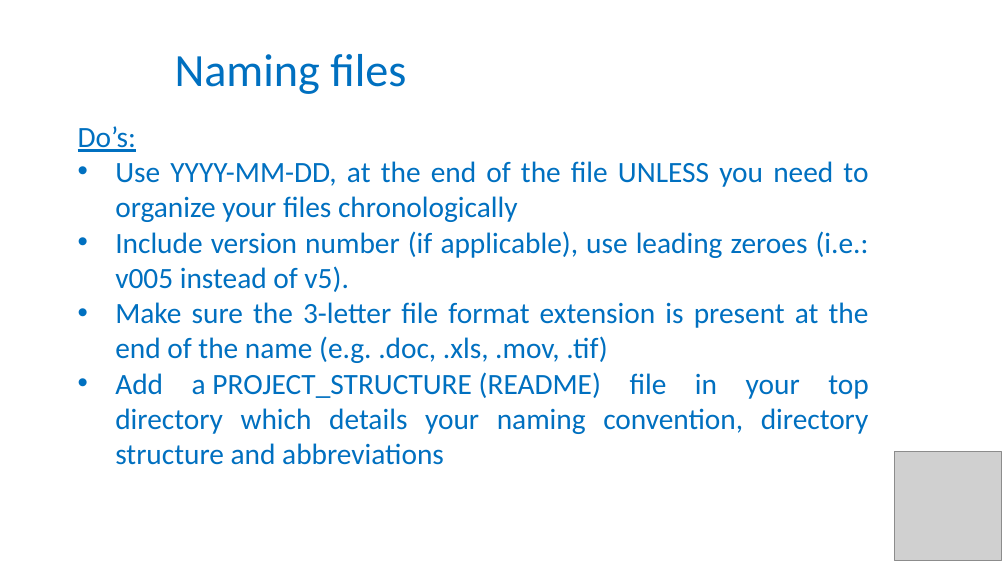
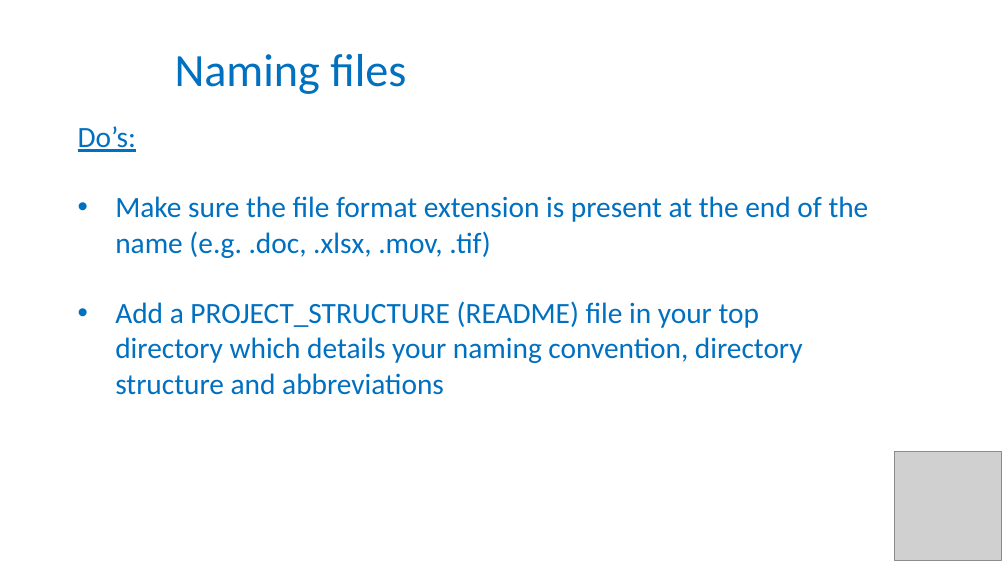
Before and after one commit to tobyhodges/solid-waddle, a slide deck: slide 9 of instructors/07-files-organization_BT.pptx (slide 4 before the commit). Drawn at 1008x567 pixels with LibreOffice and Linux fonts; fonts in the diff are those of the drawing; grey boxes stand for pictures. Boxes give left, top, right and bottom in pixels: in the first picture for what was removed or moved away, otherwise in the second. Text is boxed around its words. In the diff, an @@ line names an element or a change of style, - is before the commit and + after.

```diff
--- a/instructors/07-files-organization_BT.pptx
+++ b/instructors/07-files-organization_BT.pptx
@@ text at box(115, 196, 869, 258): text changed @@
-• Use YYYY-MM-DD, at the end of the file UNLESS you need to organize your files chronologically
-• Include version number (if applicable), use leading zeroes (i.e.: v005 instead of v5).
-• Make sure the 3-letter file format extension is present at the end of the name (e.g. .doc, .xls, .mov, .tif)
+• Make sure the file format extension is present at the end of the name (e.g. .doc, .xlsx, .mov, .tif)
@@ text at box(115, 301, 803, 395): alignment justified to left @@
```
Also in this commit, not shown: 5 other slides changed, 13 slides added, 4 other files.
